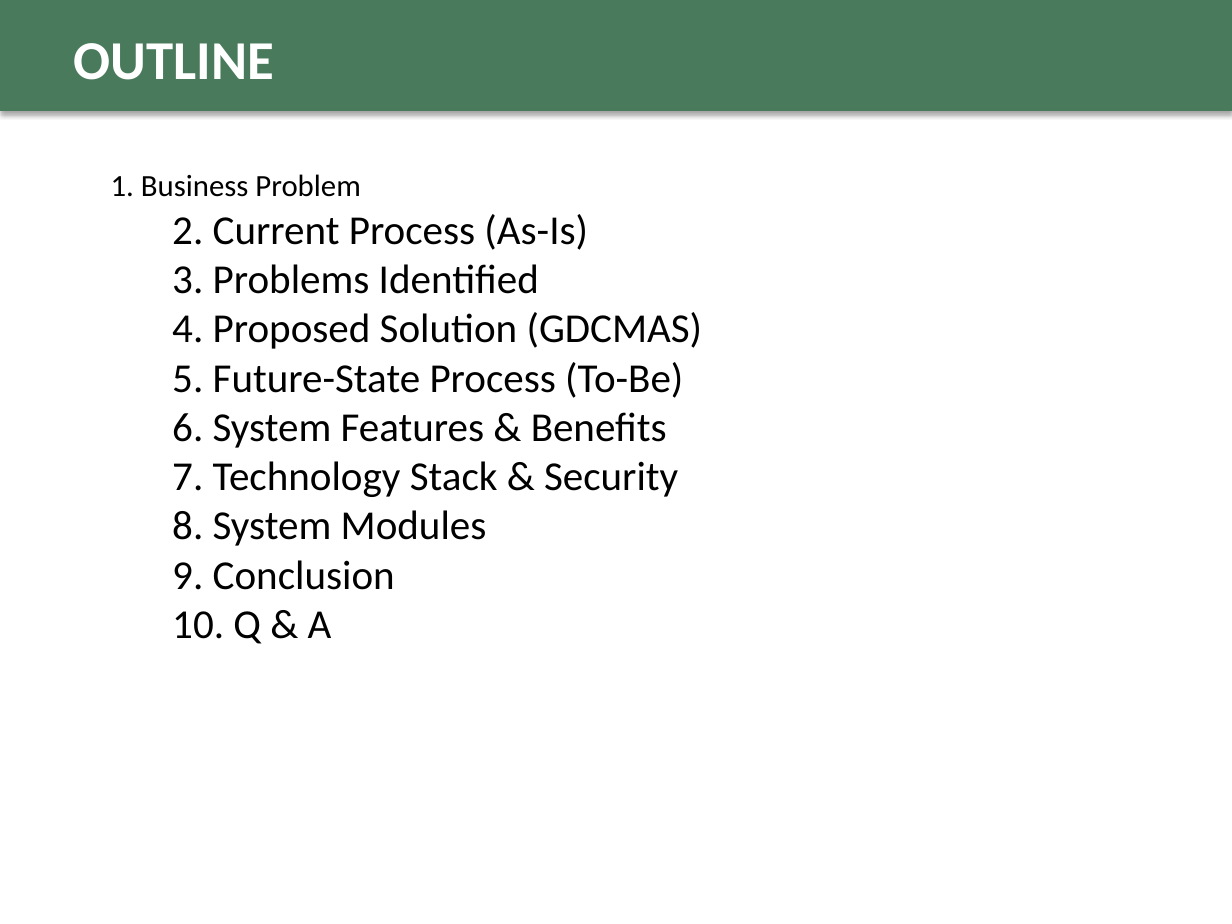
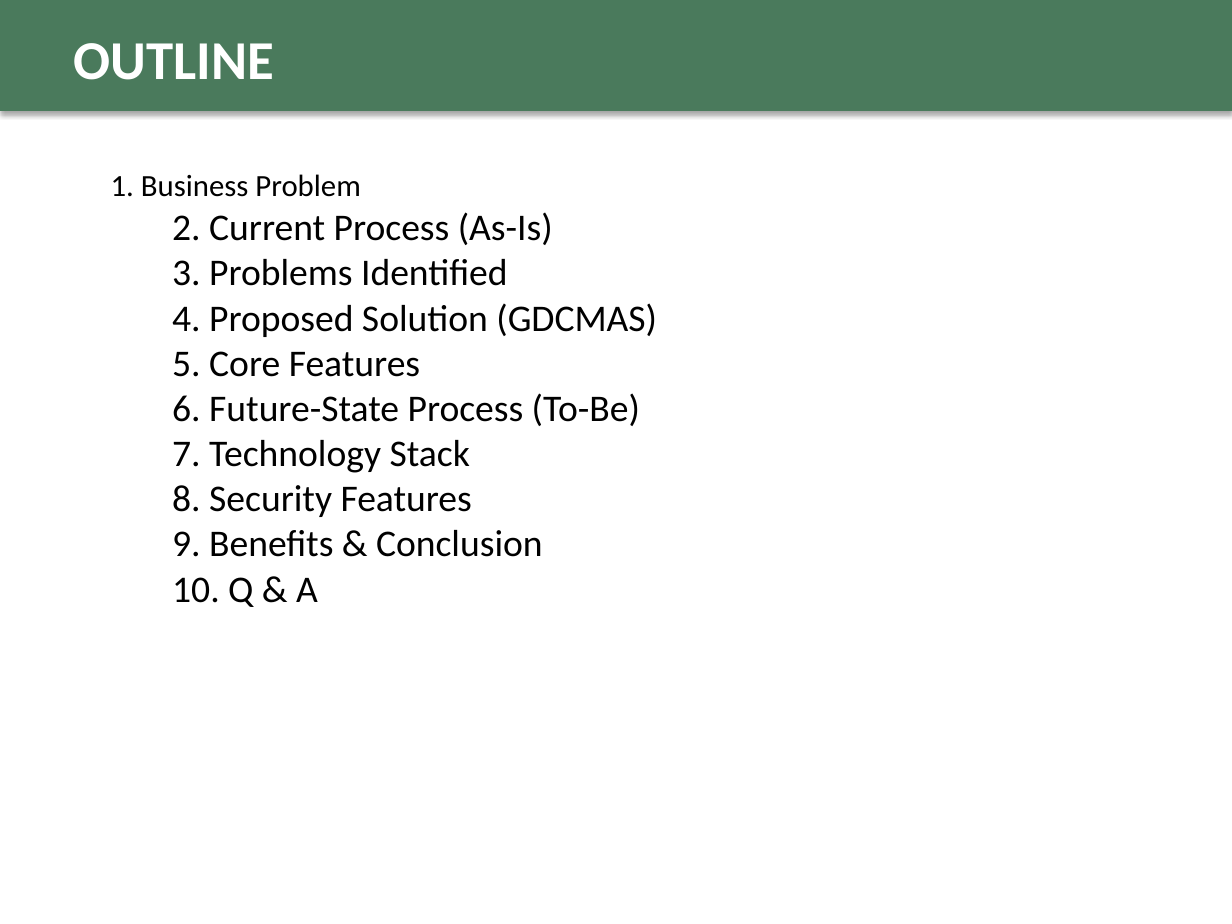
Before and after one commit to fritzmichael1-2/gonzaga-dental-clinic-system, a slide deck: slide 2 of GDCMAS_Final_Defense_Presentation.pptx. Drawn at 1232x924 pixels with LibreOffice and Linux fonts; fonts in the diff are those of the drawing. Boxes give left, top, right and bottom in pixels: in the first picture for what was removed or moved away, otherwise in the second. Text is boxed around its words. In the diff, an @@ line names an element or a change of style, - is before the commit and + after.

Commit message:
Add detailed security features to defense presentation

```diff
--- a/GDCMAS_Final_Defense_Presentation.pptx
+++ b/GDCMAS_Final_Defense_Presentation.pptx
@@ text at (x1=172, y1=212, x2=657, y2=607): size 24 to 22 pt in "2. Current Process (As-Is)", "3. Problems Identified", "4. Proposed Solution (GDCMAS)", "10. Q & A" @@
@@ text at (x1=172, y1=351, x2=640, y2=557): text changed; size 24 to 22 pt @@
-  5. Future-State Process (To-Be)
-  6. System Features & Benefits
-  7. Technology Stack & Security
-  8. System Modules
-  9. Conclusion
+  5. Core Features
+  6. Future-State Process (To-Be)
+  7. Technology Stack
+  8. Security Features
+  9. Benefits & Conclusion
```
Also in this commit, not shown: 6 other slides changed, 1 slide added, 3 slides removed.
